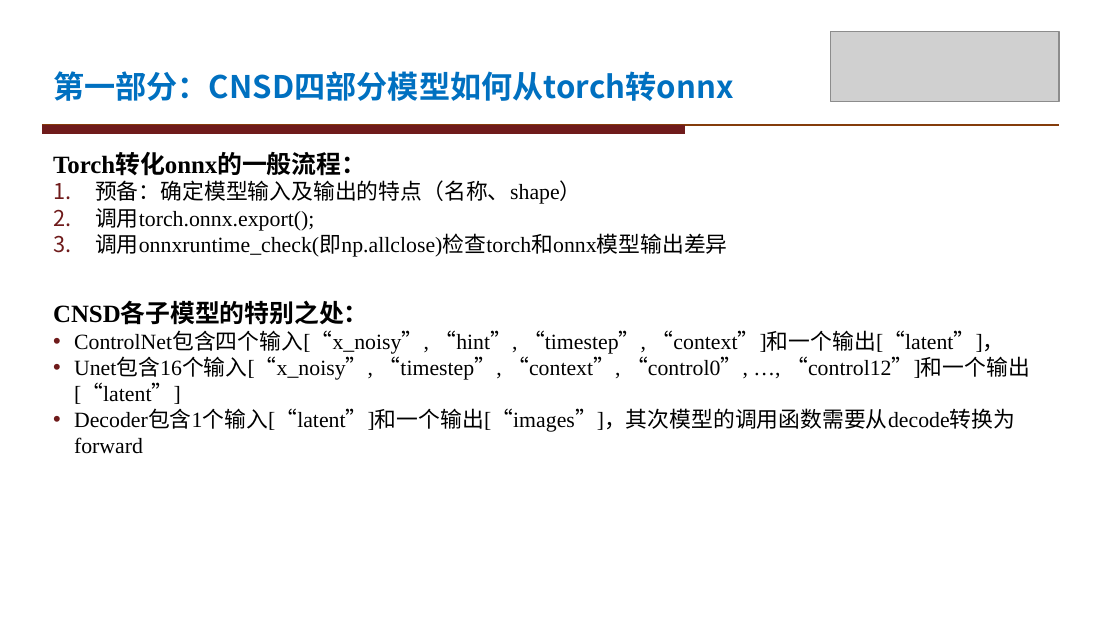
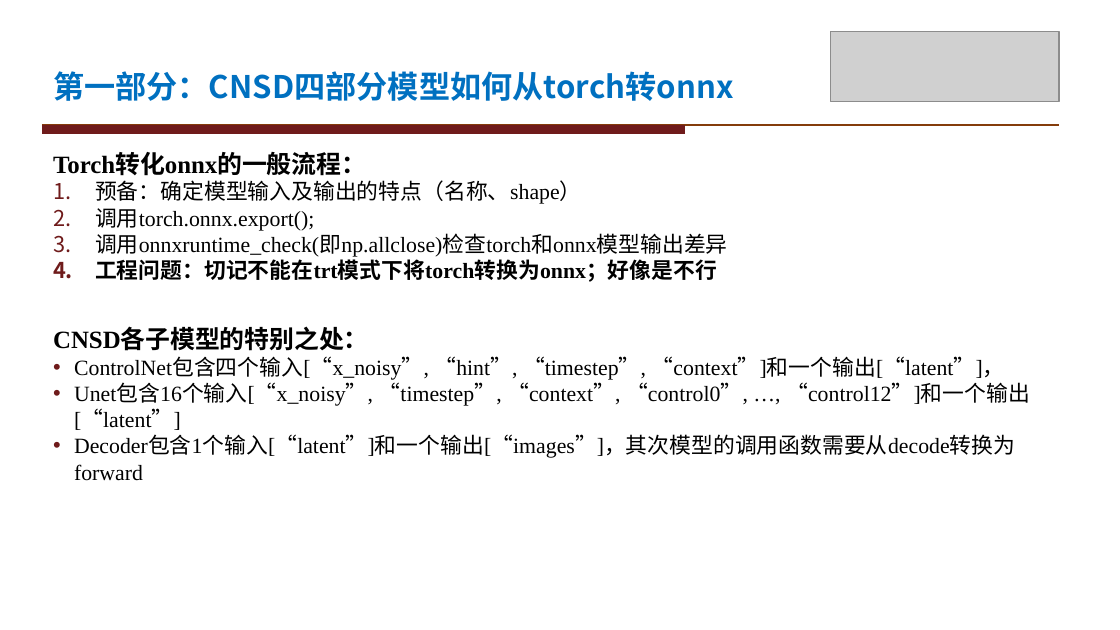
Before and after one commit to MarToonLi/StableDiffusionEO, a slide deck: slide 3 of course/work/20250130_第一次作业 v2.0.pptx. Drawn at 1120x630 pixels with LibreOffice and Linux fonts; fonts in the diff are those of the drawing; grey boxes stand for pictures. Boxes give left, top, right and bottom in pixels: in the first picture for what was removed or moved away, otherwise in the second. Text is boxed around its words. In the diff, an @@ line names an element or a change of style, - is before the commit and + after.

```diff
--- a/course/work/20250130_第一次作业 v2.0.pptx
+++ b/course/work/20250130_第一次作业 v2.0.pptx
@@ text at bbox=[95, 256, 717, 282]: paragraph added @@
+4. 工程问题：切记不能在trt模式下将torch转换为onnx；好像是不行
```
Also in this commit, not shown: 1 slide added, 35 other files.
